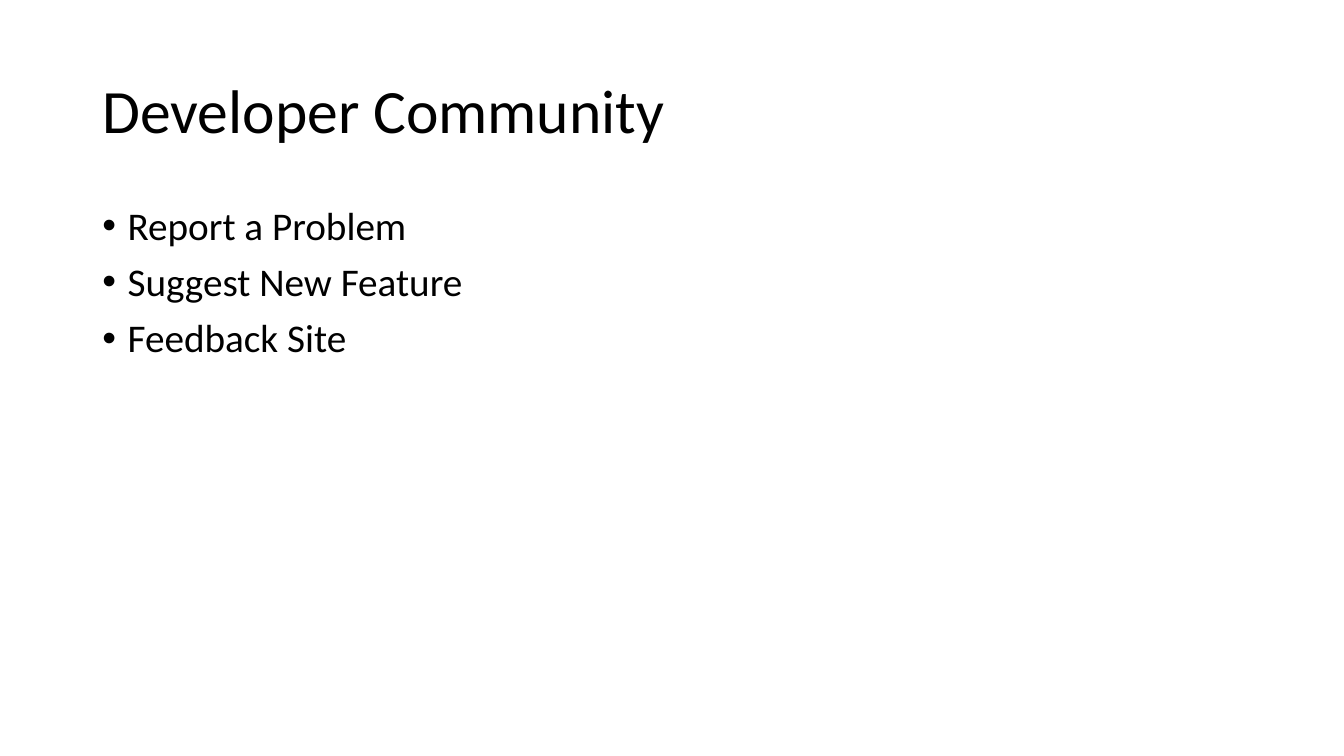
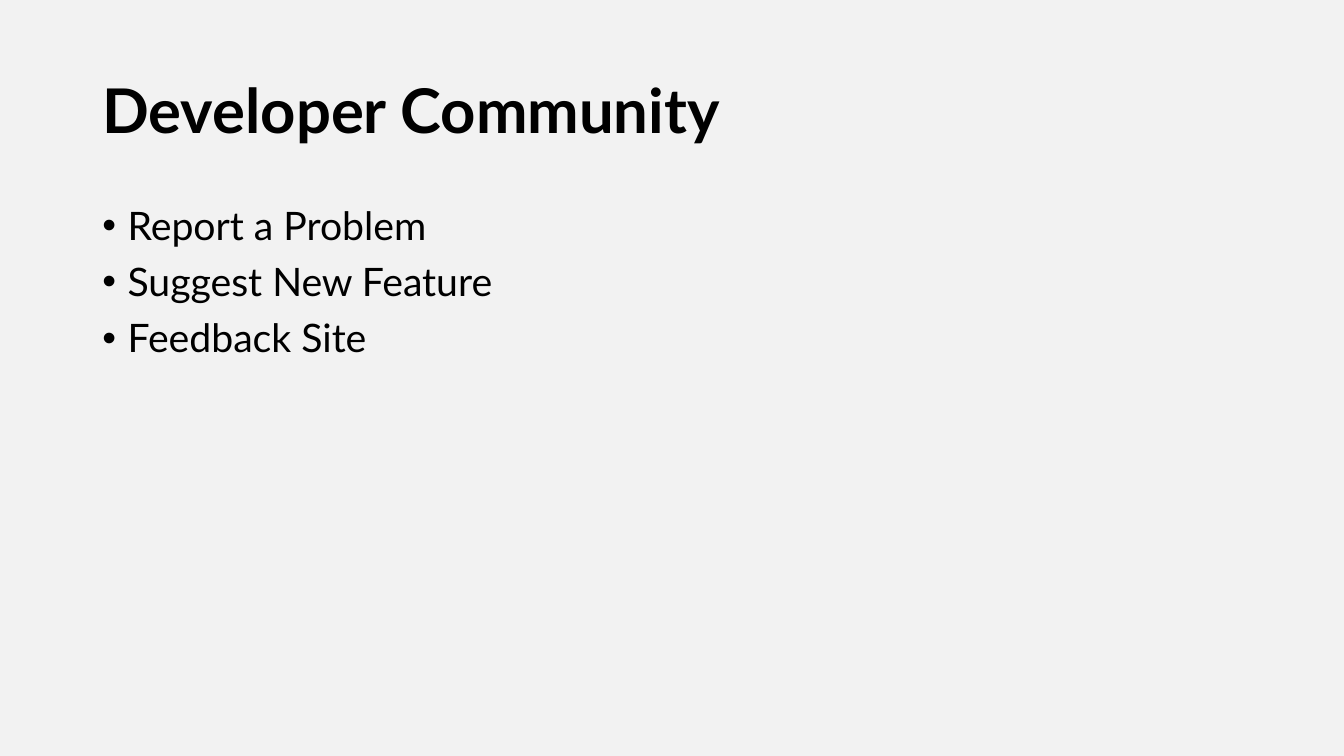
Before and after one commit to NYCDotNetDevs/VisualStudio2019, a slide deck: slide 4 of Slides/VisualStudio2019NYCLaunchEvent.pptx (slide 3 before the commit). Drawn at 1344x756 pixels with LibreOffice and Linux fonts; fonts in the diff are those of the drawing. Boxes give left, top, right and bottom in pixels: in the first picture for what was removed or moved away, otherwise in the second. Text is boxed around its words. In the diff, an @@ line names an element or a change of style, - is before the commit and + after.

```diff
--- a/Slides/VisualStudio2019NYCLaunchEvent.pptx
+++ b/Slides/VisualStudio2019NYCLaunchEvent.pptx
@@ background #FFFFFF to #F2F2F2 @@
@@ title "Developer Community" at [102, 87, 720, 144]: font Calibri to Lato, bold on @@
@@ text "Report a Problem" at [128, 211, 492, 353]: font Calibri to Lato @@
```
Also in this commit, not shown: 6 other slides changed, 10 slides added, 3 slides removed.
